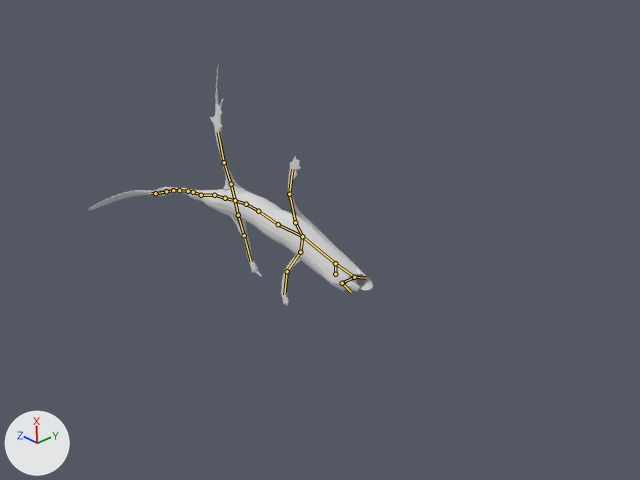
Before and after pictures for a commit that changed the Blender file blend/ameiva.blend.
Camera for both pictures: the file's camera 'Camera'. The lights are fixed; the arrows at lower left show +X, +Y and +Z. Both versions are drawn at the pose saved in each file; the numbers are the values there. The bones that bend it are drawn over the model as lines.
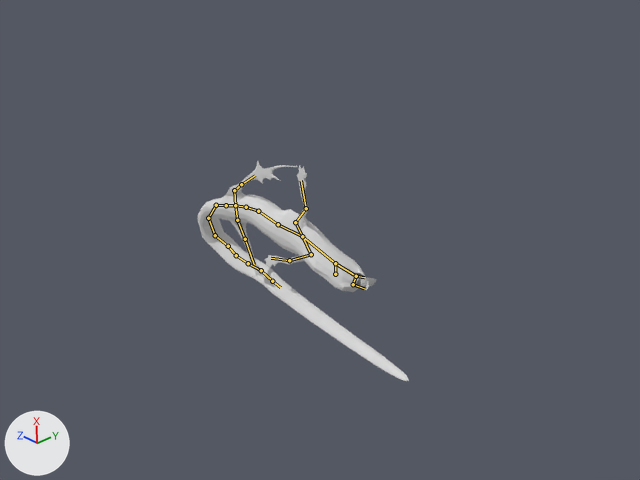
Commit message: animacoes para a ameiva

Pixel boxes (x1, y1, x2, y2) of what changed, in the pictures (640 x 480 px):
```json
{"object": "Cylinder", "change": "posed", "before": [88, 68, 373, 306], "after": [197, 161, 409, 381]}
{"bone": "Bone.001", "before": "(335, 263) to (354, 277)", "after": "(335, 263) to (356, 276)"}
{"bone": "Bone.029", "before": "(354, 277) to (366, 278)", "after": "(356, 276) to (364, 277)"}
{"bone": "Bone.030", "before": "(354, 277) to (342, 283)", "after": "(356, 276) to (353, 284)"}
{"bone": "Bone.031", "before": "(342, 283) to (351, 292)", "after": "(353, 284) to (365, 289)"}
{"bone": "Bone.003", "before": "(302, 236) to (300, 252)", "after": "(302, 236) to (311, 254)"}
{"bone": "Bone.004", "before": "(300, 252) to (287, 271)", "after": "(311, 254) to (289, 260)"}
{"bone": "Bone.005", "before": "(287, 271) to (284, 294)", "after": "(289, 260) to (271, 258)"}
{"bone": "Bone.007", "before": "(295, 222) to (289, 194)", "after": "(295, 222) to (306, 208)"}
{"bone": "Bone.008", "before": "(289, 194) to (292, 169)", "after": "(306, 208) to (301, 180)"}
{"bone": "Bone.011", "before": "(258, 211) to (246, 204)", "after": "(258, 211) to (246, 207)"}
{"bone": "Bone.013", "before": "(235, 200) to (238, 215)", "after": "(235, 205) to (237, 220)"}
{"bone": "Bone.014", "before": "(238, 215) to (244, 235)", "after": "(237, 220) to (245, 239)"}
{"bone": "Bone.016", "before": "(235, 200) to (231, 184)", "after": "(235, 205) to (234, 190)"}
{"bone": "Bone.017", "before": "(231, 184) to (224, 162)", "after": "(234, 190) to (241, 184)"}
{"bone": "Bone.021", "before": "(214, 195) to (201, 195)", "after": "(216, 205) to (208, 218)"}
{"bone": "Bone.022", "before": "(201, 195) to (193, 192)", "after": "(208, 218) to (215, 235)"}
{"bone": "Bone.023", "before": "(193, 192) to (188, 191)", "after": "(215, 235) to (228, 246)"}
{"bone": "Bone.024", "before": "(188, 191) to (179, 190)", "after": "(228, 246) to (236, 255)"}
{"bone": "Bone.026", "before": "(173, 190) to (166, 191)", "after": "(248, 263) to (261, 270)"}
```

Scene script edits in JSON lines:
```json
{"block": "bone_bone_001", "where": "bone_bone_001 = bpy.data.objects['Armature'].pose.bones['Bone.001']  # child of 'Bone'"}
{"op": "set", "path": "bone_bone_001.rotation_quaternion", "old": "(1.0, 0.0, 0.0, 0.0)", "new": "(0.998, -0.063, -0.016, 0.005)", "note": "degrees (0, 0, 0) -> degrees (-7, -2, 1)"}
{"block": "bone_bone_029", "where": "bone_bone_029 = bpy.data.objects['Armature'].pose.bones['Bone.029']  # child of 'Bone.001'"}
{"op": "set", "path": "bone_bone_029.rotation_quaternion", "old": "(1.0, 0.027, -0.011, 0.001)", "new": "(0.978, 0.195, -0.076, 0.006)", "note": "degrees (3, -1, 0) -> degrees (23, -9, -1)"}
{"block": "bone_bone_030", "where": "bone_bone_030 = bpy.data.objects['Armature'].pose.bones['Bone.030']  # child of 'Bone.001'"}
{"op": "set", "path": "bone_bone_030.rotation_quaternion", "old": "(1.0, 0.0, 0.0, 0.0)", "new": "(0.968, 0.02, -0.008, -0.25)", "note": "degrees (0, 0, 0) -> degrees (2, 0, -29)"}
{"block": "bone_bone_031", "where": "bone_bone_031 = bpy.data.objects['Armature'].pose.bones['Bone.031']  # child of 'Bone.030'"}
{"op": "set", "path": "bone_bone_031.rotation_quaternion", "old": "(0.999, -0.037, -0.015, -0.003)", "new": "(0.993, -0.108, -0.044, -0.008)", "note": "degrees (-4, -2, 0) -> degrees (-12, -5, 0)"}
{"block": "bone_bone_003", "where": "bone_bone_003 = bpy.data.objects['Armature'].pose.bones['Bone.003']  # child of 'Bone.002'"}
{"op": "set", "path": "bone_bone_003.rotation_quaternion", "old": "(1.0, 0.0, 0.0, 0.0)", "new": "(0.911, 0.0, 0.0, 0.413)", "note": "degrees (0, 0, 0) -> degrees (0, 0, 49)"}
{"block": "bone_bone_004", "where": "bone_bone_004 = bpy.data.objects['Armature'].pose.bones['Bone.004']  # child of 'Bone.003'"}
{"op": "set", "path": "bone_bone_004.rotation_quaternion", "old": "(0.98, -0.037, -0.023, 0.193)", "new": "(0.615, -0.274, -0.236, 0.701)", "note": "degrees (-5, -2, 22) -> degrees (-42, 5, 95)"}
{"block": "bone_bone_005", "where": "bone_bone_005 = bpy.data.objects['Armature'].pose.bones['Bone.005']  # child of 'Bone.004'"}
{"op": "set", "path": "bone_bone_005.rotation_quaternion", "old": "(1.0, 0.0, 0.0, 0.0)", "new": "(0.964, 0.174, -0.001, -0.202)", "note": "degrees (0, 0, 0) -> degrees (20, 4, -23)"}
{"block": "bone_bone_007", "where": "bone_bone_007 = bpy.data.objects['Armature'].pose.bones['Bone.007']  # child of 'Bone.006'"}
{"op": "set", "path": "bone_bone_007.rotation_quaternion", "old": "(1.0, -0.003, 0.008, 0.018)", "new": "(0.924, -0.001, -0.049, -0.379)", "note": "degrees (0, 1, 2) -> degrees (2, -5, -45)"}
{"block": "bone_bone_008", "where": "bone_bone_008 = bpy.data.objects['Armature'].pose.bones['Bone.008']  # child of 'Bone.007'"}
{"op": "set", "path": "bone_bone_008.rotation_quaternion", "old": "(1.0, 0.0, 0.0, 0.0)", "new": "(0.809, -0.006, -0.005, 0.588)", "note": "degrees (0, 0, 0) -> degrees (-1, 0, 72)"}
{"block": "bone_bone_011", "where": "bone_bone_011 = bpy.data.objects['Armature'].pose.bones['Bone.011']  # child of 'Bone.010'"}
{"op": "set", "path": "bone_bone_011.rotation_quaternion", "old": "(0.995, 0.049, -0.005, -0.09)", "new": "(0.999, 0.051, -0.007, -0.014)", "note": "degrees (6, 0, -10) -> degrees (6, -1, -2)"}
{"block": "bone_bone_013", "where": "bone_bone_013 = bpy.data.objects['Armature'].pose.bones['Bone.013']  # child of 'Bone.012'"}
{"op": "set", "path": "bone_bone_013.rotation_quaternion", "old": "(1.0, 0.0, 0.0, 0.0)", "new": "(0.993, 0.02, -0.012, -0.112)", "note": "degrees (0, 0, 0) -> degrees (2, -1, -13)"}
{"block": "bone_bone_014", "where": "bone_bone_014 = bpy.data.objects['Armature'].pose.bones['Bone.014']  # child of 'Bone.013'"}
{"op": "set", "path": "bone_bone_014.rotation_quaternion", "old": "(0.996, 0.042, -0.005, -0.084)", "new": "(0.999, 0.026, 0.01, 0.024)", "note": "degrees (5, 0, -10) -> degrees (3, 1, 3)"}
{"block": "bone_bone_016", "where": "bone_bone_016 = bpy.data.objects['Armature'].pose.bones['Bone.016']  # child of 'Bone.012'"}
{"op": "set", "path": "bone_bone_016.rotation_quaternion", "old": "(1.0, 0.0, 0.0, 0.0)", "new": "(0.976, 0.012, -0.024, -0.218)", "note": "degrees (0, 0, 0) -> degrees (2, -2, -25)"}
{"block": "bone_bone_017", "where": "bone_bone_017 = bpy.data.objects['Armature'].pose.bones['Bone.017']  # child of 'Bone.016'"}
{"op": "set", "path": "bone_bone_017.rotation_quaternion", "old": "(0.982, -0.064, -0.083, -0.156)", "new": "(0.843, -0.103, -0.165, -0.502)", "note": "degrees (-6, -11, -18) -> degrees (-1, -22, -61)"}
{"block": "bone_bone_021", "where": "bone_bone_021 = bpy.data.objects['Armature'].pose.bones['Bone.021']  # child of 'Bone.020'"}
{"op": "set", "path": "bone_bone_021.rotation_quaternion", "old": "(0.966, 0.106, 0.03, -0.235)", "new": "(0.996, 0.058, 0.051, 0.05)", "note": "degrees (11, 6, -27) -> degrees (7, 6, 6)"}
{"block": "bone_bone_022", "where": "bone_bone_022 = bpy.data.objects['Armature'].pose.bones['Bone.022']  # child of 'Bone.021'"}
{"op": "set", "path": "bone_bone_022.rotation_quaternion", "old": "(0.972, -0.115, 0.089, -0.186)", "new": "(0.937, -0.232, 0.095, 0.245)", "note": "degrees (-15, 8, -23) -> degrees (-24, 17, 26)"}
{"block": "bone_bone_023", "where": "bone_bone_023 = bpy.data.objects['Armature'].pose.bones['Bone.023']  # child of 'Bone.022'"}
{"op": "set", "path": "bone_bone_023.rotation_quaternion", "old": "(0.998, -0.056, 0.017, -0.021)", "new": "(0.928, -0.194, -0.046, 0.314)", "note": "degrees (-6, 2, -2) -> degrees (-23, 2, 37)"}
{"block": "bone_bone_024", "where": "bone_bone_024 = bpy.data.objects['Armature'].pose.bones['Bone.024']  # child of 'Bone.023'"}
{"op": "set", "path": "bone_bone_024.rotation_quaternion", "old": "(0.986, 0.151, -0.018, -0.061)", "new": "(0.993, 0.102, -0.023, 0.05)", "note": "degrees (18, -1, -7) -> degrees (12, -3, 5)"}
{"block": "bone_bone_026", "where": "bone_bone_026 = bpy.data.objects['Armature'].pose.bones['Bone.026']  # child of 'Bone.025'"}
{"op": "set", "path": "bone_bone_026.rotation_quaternion", "old": "(0.998, 0.016, 0.011, -0.06)", "new": "(1.0, -0.008, 0.008, -0.018)", "note": "degrees (2, 1, -7) -> degrees (-1, 1, -2)"}
```
